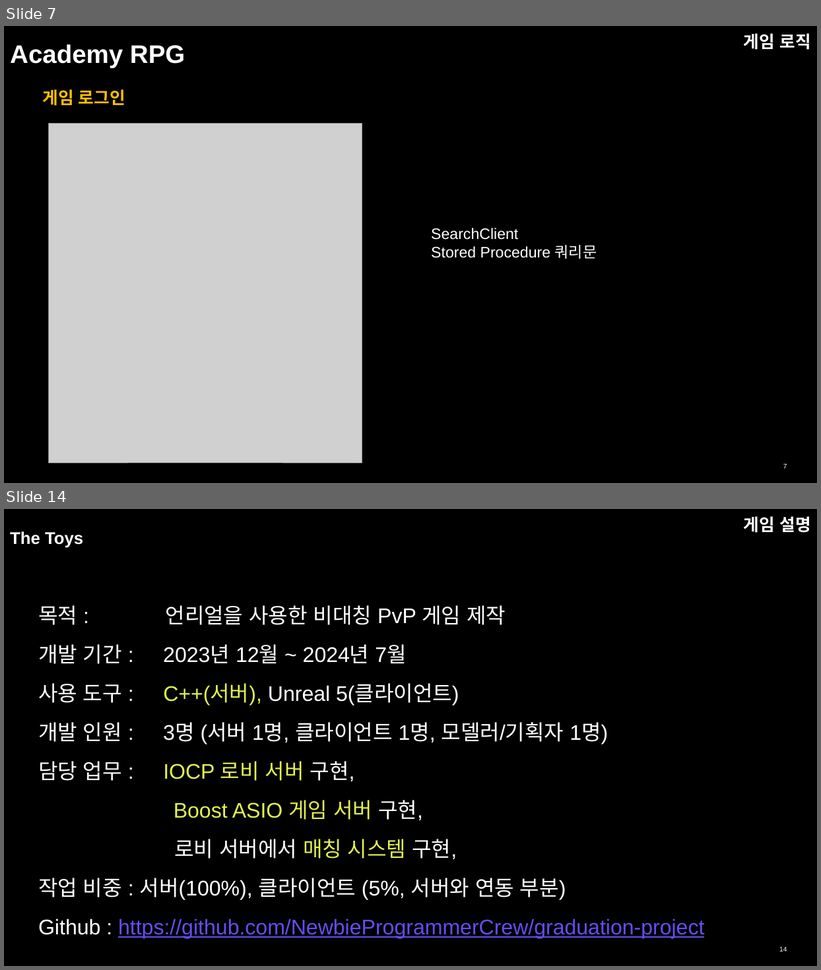
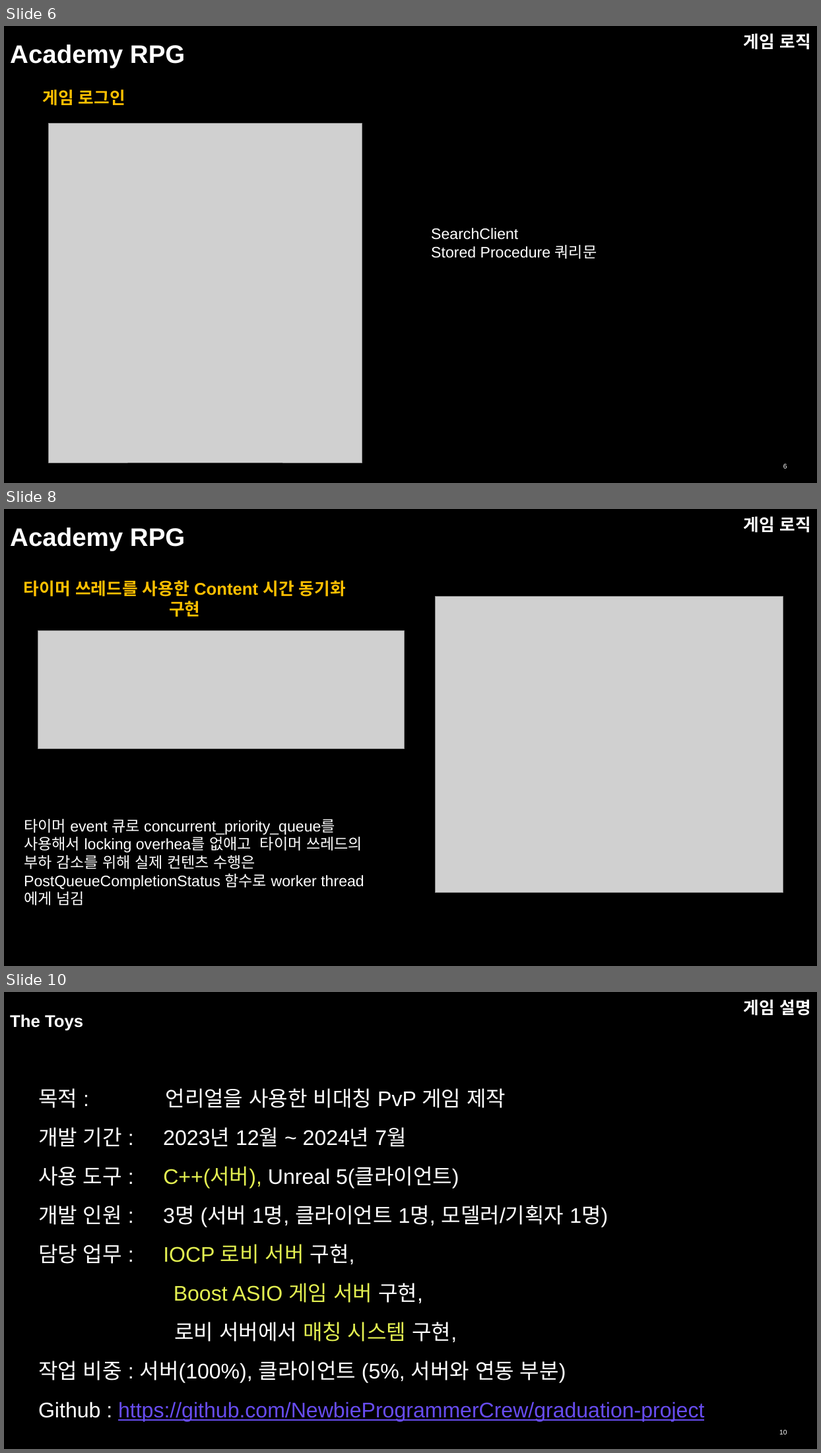
Before and after one commit to NewbieProgrammerCrew/graduation-project, a slide deck: 포트폴리오/이종혁 포트폴리오.pptx. Shown one above the other, each under a label of ours: slides 7 and 14 before the commit, slides 6, 8 and 10 after it; the slides between them are not shown. The pictures are 821x970 and 821x1453 pixels, drawn with LibreOffice and Linux fonts; fonts in the diff are those of the drawing; grey boxes stand for pictures. Boxes give left, top, right and bottom in pixels: in the first picture for what was removed or moved away, otherwise in the second. Text is boxed around its words. In the diff, an @@ line names an element or a change of style, - is before the commit and + after.

```diff
--- a/포트폴리오/이종혁 포트폴리오.pptx
+++ b/포트폴리오/이종혁 포트폴리오.pptx
@@ slide 8 added at (x1=4, y1=509, x2=817, y2=966), background #000000 @@
@@ title added at (x1=10, y1=527, x2=185, y2=551), 30 pt, text #FFFFFF, bold @@
+Academy RPG
@@ text added at (x1=744, y1=516, x2=811, y2=533), 20 pt, text #FFFFFF, bold @@
+게임 로직
@@ text added at (x1=24, y1=580, x2=346, y2=617), 20 pt, text #FFC000, bold @@
+타이머 쓰레드를 사용한 Content 시간 동기화 구현
@@ picture added at (x1=435, y1=596, x2=783, y2=893) @@
@@ picture added at (x1=38, y1=631, x2=404, y2=749) @@
@@ text added at (x1=24, y1=819, x2=362, y2=906), 18 pt, text #FFFFFF @@
+타이머 event 큐로 concurrent_priority_queue를 사용해서 locking overhea를 없애고 타이머 쓰레드의 부하 감소를 위해 실제 컨텐츠 수행은 PostQueueCompletionStatus 함수로 worker thread에게 넘김
@@ what was slide 7 is now slide 6 @@
@@ page number at (x1=783, y1=464, x2=787, y2=469): text changed @@
-7
+6
@@ what was slide 14 is now slide 10 @@
@@ page number at (x1=780, y1=1430, x2=787, y2=1435): text changed @@
-14
+10
```
Also in this commit, not shown: 6 slides changed, 5 slides removed, 1 other file.
